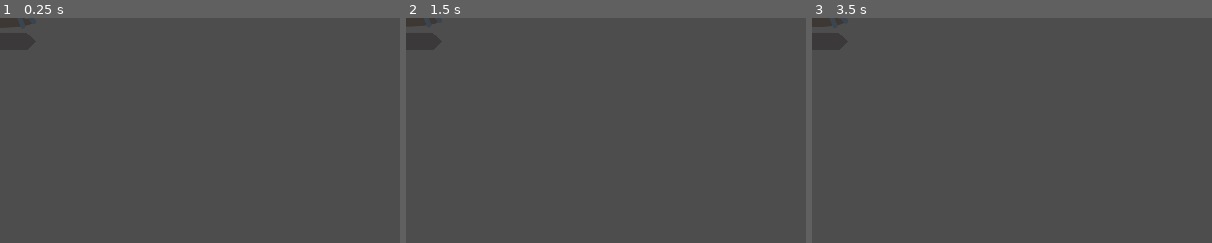
Above: before the commit, frames 1-3 (left to right).
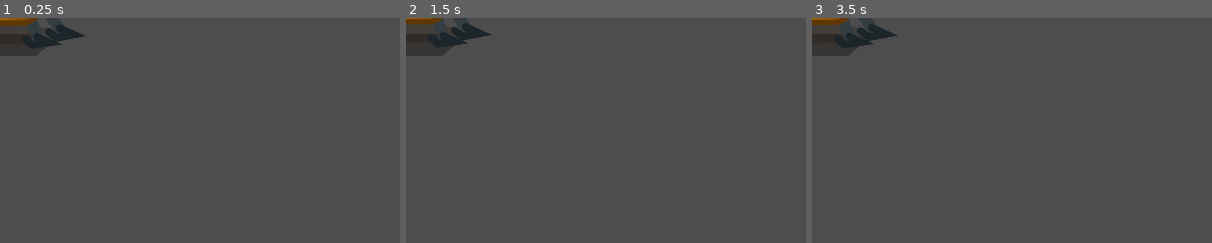
Above: after the commit, the same moments.

Repository: motomotoo1997-art/monster-quest
Game: Godot game, scene res://scenes/enemies/GoldBarTank.tscn
The game is run twice, just before and just after one commit, with the same random seed, the same clock (stepped at 60 frames per second) and the same inputs. This scene is started directly instead of the project's main scene.
Inputs (mouse positions are % of the whole screen's width and height, from its top left):
- Up to frame 1 (0.25 s): no input
- Up to frame 2 (1.5 s): tap Enter at 0.5 s; move the mouse to (72, 45) at 0.52 s; hold D (move_right) 0.53-1.28 s; tap E (ability_e) at 0.6 s; tap Space (dash) at 1.25 s; move the mouse to (30, 55) at 1.27 s; hold S (move_down) from 1.28 s (still down); tap Q (ability_q) at 1.35 s
- Up to frame 3 (3.5 s): tap Enter at 2 s; move the mouse to (60, 28) at 2.02 s; release S (move_down) at 2.03 s; hold D (move_right) 2.03-2.78 s; tap R (ability_r) at 2.1 s; tap Space (dash) at 2.75 s; move the mouse to (45, 70) at 2.77 s; hold W (move_up) from 2.78 s (still down); tap 1 (build_1) at 2.85 s
The pictures show only the part of the screen within x 0-50%, y 0-50%; the shares and areas given below are measured in that part.

The runs differ from the first frame. In frame 1, 1.7% of the frame differs, in the area x 0-22%, y 0-17%; in frame 2, 1.6%; in frame 3, 1.6%.

Commit message:
art: switch Gold Bar Tank to reference-matched v2

Diff:
--- a/gold-rush-roguelike/scenes/enemies/GoldBarTank.tscn
+++ b/gold-rush-roguelike/scenes/enemies/GoldBarTank.tscn
@@ -8,30 +8,31 @@
 [ext_resource type="PackedScene" path="res://scenes/combat/Projectile.tscn" id="6_projectile"]
 [ext_resource type="PackedScene" path="res://scenes/enemies/GoldHopper.tscn" id="7_hopper"]
 [ext_resource type="PackedScene" path="res://scenes/enemies/FlyingGoldDisc.tscn" id="8_disc"]
-[ext_resource type="Texture2D" path="res://assets/sprites/enemies/boss_views.svg" id="9_texture"]
+[ext_resource type="Texture2D" path="res://assets/sprites/enemies/boss_views_v2.svg" id="9_texture"]
 
 [sub_resource type="RectangleShape2D" id="BodyShape"]
-size = Vector2(92,62)
+size = Vector2(104,68)
 [sub_resource type="RectangleShape2D" id="HurtShape"]
-size = Vector2(88,58)
+size = Vector2(100,64)
 [sub_resource type="CircleShape2D" id="SlamShape"]
 radius = 155.0
 [sub_resource type="AtlasTexture" id="AtlasTexture_idle"]
 atlas = ExtResource("9_texture")
-region = Rect2(0,0,256,213)
+region = Rect2(0,0,512,384)
 [sub_resource type="AtlasTexture" id="AtlasTexture_charge"]
 atlas = ExtResource("9_texture")
-region = Rect2(256,0,256,213)
+region = Rect2(512,0,512,384)
 [sub_resource type="AtlasTexture" id="AtlasTexture_damaged"]
 atlas = ExtResource("9_texture")
-region = Rect2(512,0,256,213)
+region = Rect2(1024,0,512,384)
 [sub_resource type="AtlasTexture" id="AtlasTexture_fire"]
 atlas = ExtResource("9_texture")
-region = Rect2(768,0,256,213)
+region = Rect2(1536,0,512,384)
 [sub_resource type="SpriteFrames" id="BossFrames"]
 animations = [{"frames":[{"duration":1.0,"texture":SubResource("AtlasTexture_fire")}],"loop":false,"name":&"attack","sp …(583 unchanged characters)…
 
 [node name="GoldBarTank" type="CharacterBody2D" groups=["enemies","boss"]]
+z_index = 6
 collision_layer = 1
 collision_mask = 1
 script = ExtResource("1_boss")
@@ -46,32 +47,30 @@
 [node name="CollisionShape2D" type="CollisionShape2D" parent="."]
 shape = SubResource("BodyShape")
 [node name="Shadow" type="Polygon2D" parent="."]
-position = Vector2(0,38)
-polygon = PackedVector2Array(-58,0,-43,-14,43,-14,58,0,43,14,-43,14)
-color = Color(0.06,0.035,0.02,0.28)
+position = Vector2(0,43)
+polygon = PackedVector2Array(-78,0,-58,-18,58,-18,78,0,58,18,-58,18)
+color = Color(0.04,0.025,0.015,0.34)
 [node name="AnimatedSprite2D" type="AnimatedSprite2D" parent="."]
-position = Vector2(0,-42)
+position = Vector2(0,-64)
 sprite_frames = SubResource("BossFrames")
 animation = &"idle"
-scale = Vector2(0.60,0.60)
+scale = Vector2(0.64,0.64)
 [node name="Muzzle" type="Marker2D" parent="."]
-position = Vector2(50,-5)
+position = Vector2(116,-76)
 [node name="ChargeTelegraph" type="Node2D" parent="."]
-position = Vector2(50,-5)
+position = Vector2(116,-76)
 visible = false
 [node name="Beam" type="Polygon2D" parent="ChargeTelegraph"]
-position = Vector2(0,0)
-polygon = PackedVector2Array(0,-16,520,-9,520,9,0,16)
-color = Color(1,0.22,0.04,0.26)
+polygon = PackedVector2Array(0,-19,520,-10,520,10,0,19)
+color = Color(1,0.18,0.025,0.34)
 [node name="BeamCore" type="Polygon2D" parent="ChargeTelegraph"]
-position = Vector2(0,0)
-polygon = PackedVector2Array(0,-4,520,-3,520,3,0,4)
-color = Color(1,0.85,0.3,0.72)
+polygon = PackedVector2Array(0,-5,520,-4,520,4,0,5)
+color = Color(1,0.91,0.35,0.88)
 [node name="SlamTelegraph" type="Node2D" parent="."]
 visible = false
 [node name="Ring" type="Polygon2D" parent="SlamTelegraph"]
 polygon = PackedVector2Array(0,-155,109,-109,155,0,109,109,0,155,-109,109,-155,0,-109,-109)
-color = Color(1,0.32,0.04,0.22)
+color = Color(1,0.28,0.025,0.26)
 show_behind_parent = true
 [node name="SlamArea" type="Area2D" parent="."]
 collision_layer = 0
